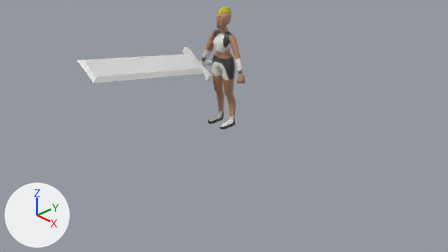
The Blender file female_warrior_2.blend as it was, and as the next commit left it.
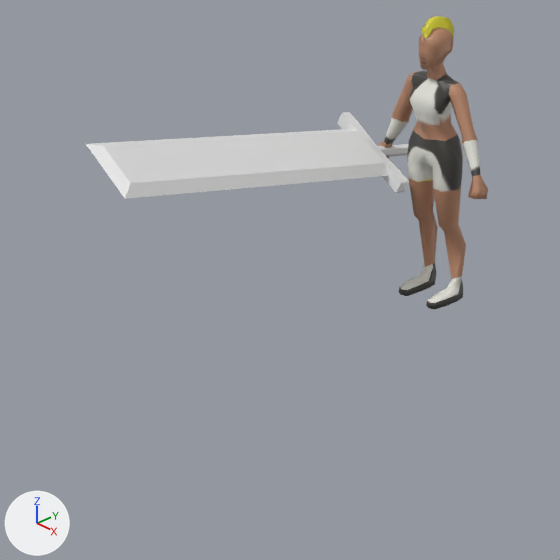
Each version appears first from the file's camera 'Camera', and next in a close-up on the part from 9% to 62% of the width and 0% to 93% of the height. Every picture has the same lights, and +X, +Y and +Z are marked at lower left.

Objects in the first close-up: 'GreatSword', 'Hunter'.
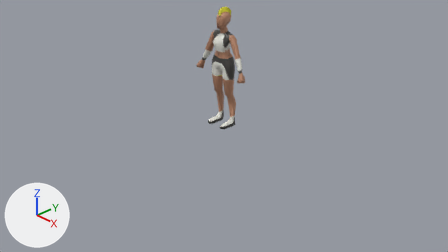
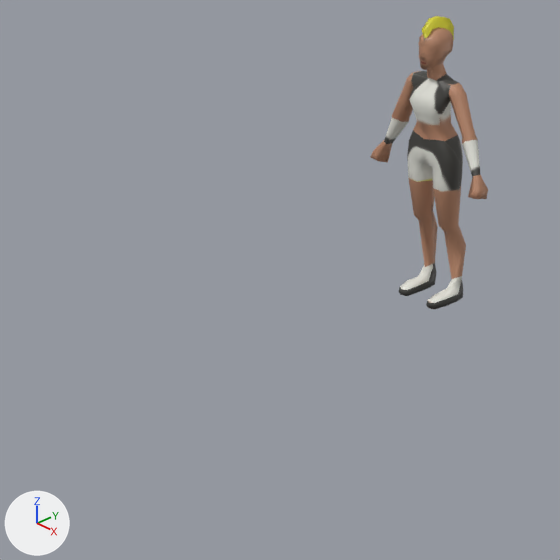
Boxes (x1, y1, x2, y2) around the edits, measured in the close-ups (560 x 560 px):
'GreatSword', hidden: before (86, 112, 409, 199)

The change in detail:
Object 'GreatSword' (ob_greatsword) is now hidden.
